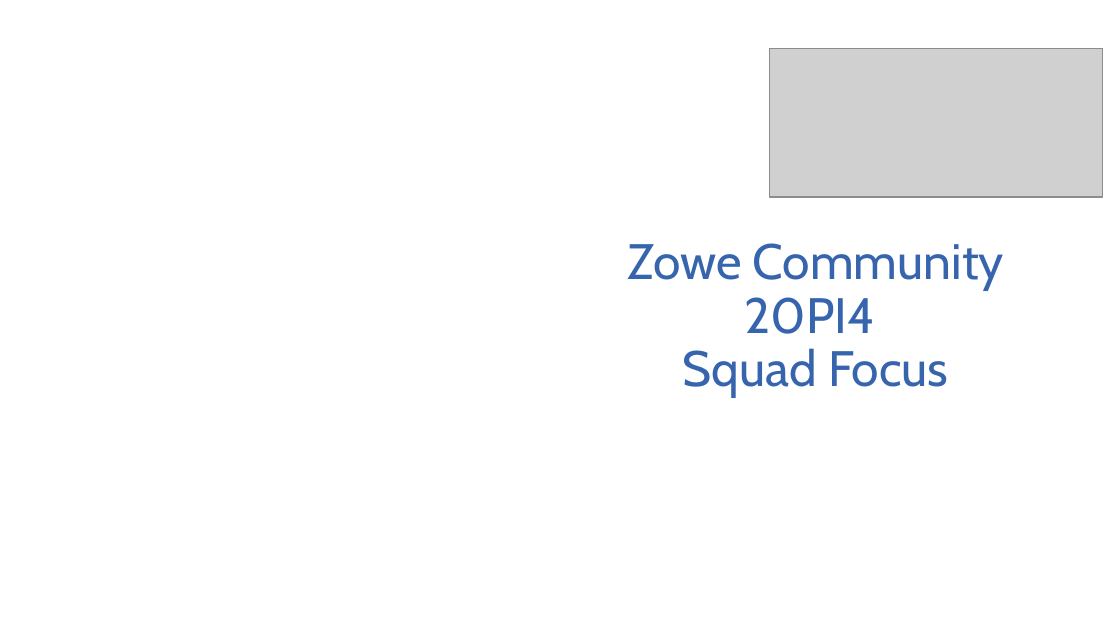
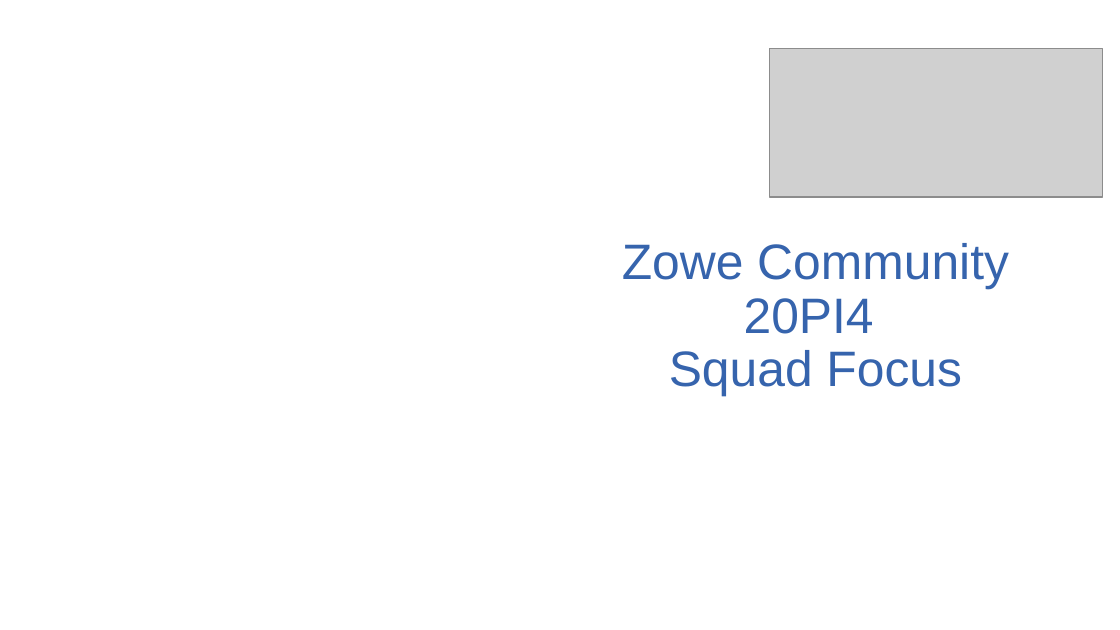
Before and after one commit to zowe/community, a slide deck: slide 1 of Project Management/PI Planning/20PI4 Planning/Zowe Community Squad Focus for 20PI4.pptx. Drawn at 1120x630 pixels with LibreOffice and Linux fonts; fonts in the diff are those of the drawing; grey boxes stand for pictures; background and template pictures are left out. Boxes give left, top, right and bottom in pixels: in the first picture for what was removed or moved away, otherwise in the second. Text is boxed around its words. In the diff, an @@ line names an element or a change of style, - is before the commit and + after.

```diff
--- a/Project Management/PI Planning/20PI4 Planning/Zowe Community Squad Focus for 20PI4.pptx
+++ b/Project Management/PI Planning/20PI4 Planning/Zowe Community Squad Focus for 20PI4.pptx
@@ text "Zowe Community 20PI4 Squad Focus" at [622, 243, 1009, 397]: font Cabin to Arial @@
```
Also in this commit, not shown: 3 other slides changed, 48 slides added, 4 slides removed.
